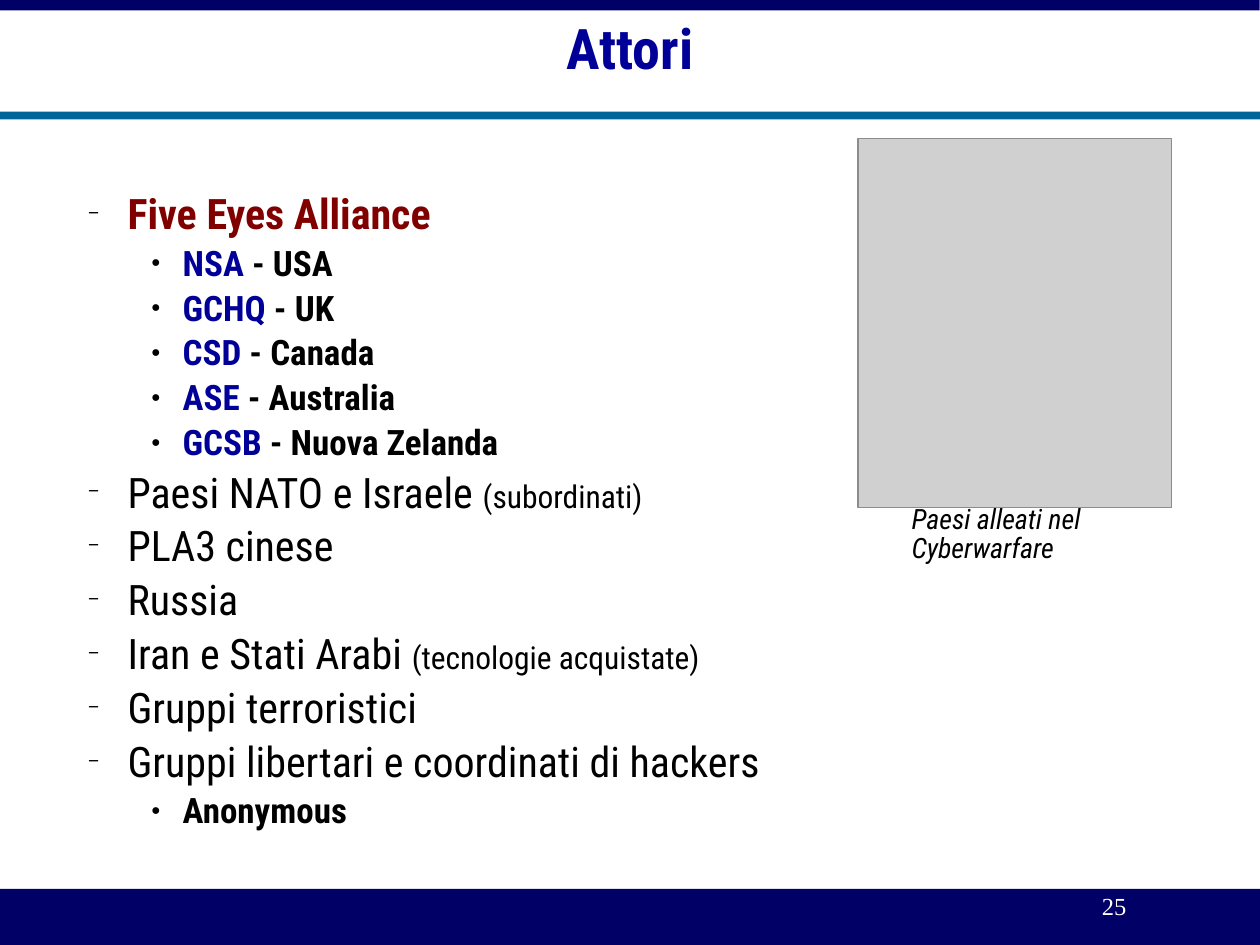
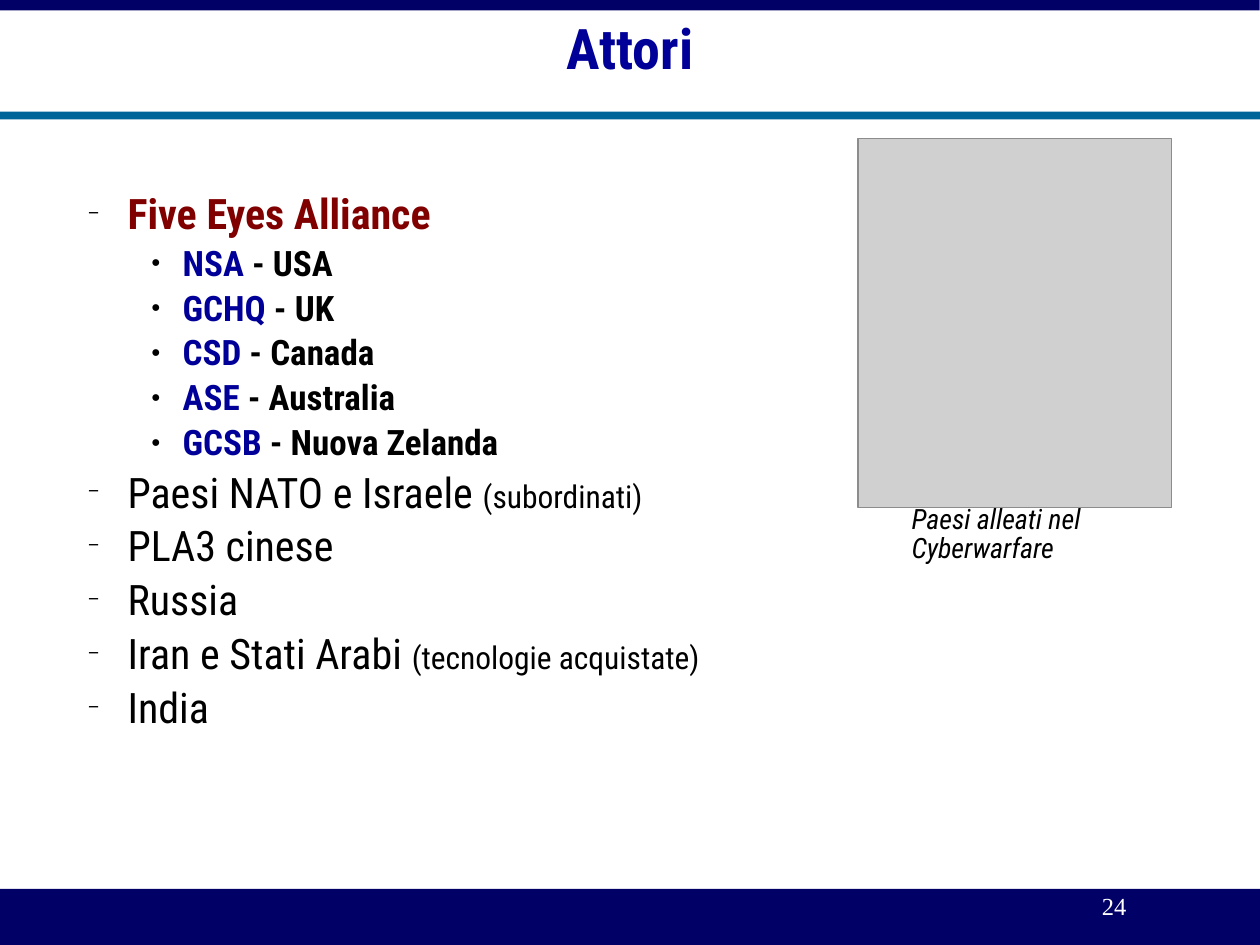
Before and after one commit to michelesimioli/cybersecurity_book, a slide deck: slide 24 of gitbook/slides/01intro.odp (slide 25 before the commit). Drawn at 1260x945 pixels with LibreOffice and Linux fonts; fonts in the diff are those of the drawing; grey boxes stand for pictures. Boxes give left, top, right and bottom in pixels: in the first picture for what was removed or moved away, otherwise in the second. Text is boxed around its words. In the diff, an @@ line names an element or a change of style, - is before the commit and + after.

```diff
--- a/gitbook/slides/01intro.odp
+++ b/gitbook/slides/01intro.odp
@@ text at [128, 691, 209, 724]: text changed @@
-  − Gruppi terroristici
-  − Gruppi libertari e coordinati di hackers
-    ● Anonymous
+  − India
@@ page number at [1102, 898, 1127, 915]: text changed @@
-25
+24
```
Also in this commit, not shown: 4 other slides changed, 10 slides added, 8 slides removed, 8 other files.
